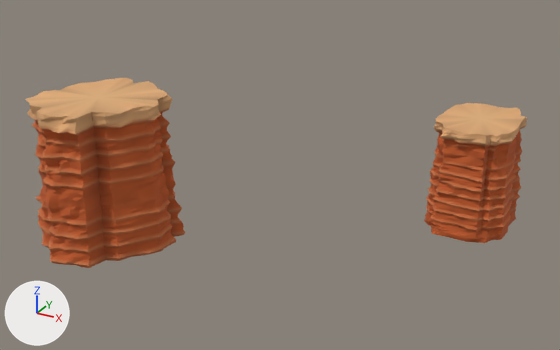
An edit to the glTF model public/desert-canyon/vista/terrain-085.glb, drawn before and after from the same camera.
The view is the same before and after, from a camera (50 mm lens) standing at (115.0, -235.0, 153.0) and looking at (-11.0, -7.0, 39.0). The lights are fixed; the arrows at lower left show +X, +Y and +Z. The picture after the commit comes second. Vertices at exactly the same position are counted once.

Objects in the first picture: 'terrain-085'.
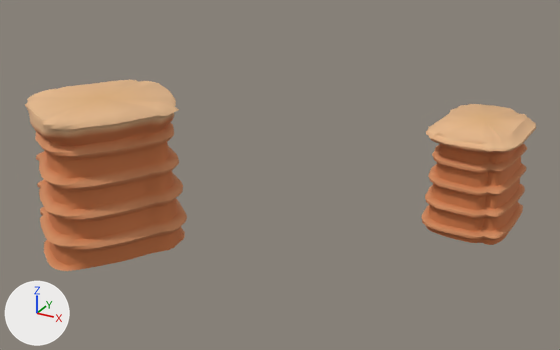
Pixel boxes (x1, y1, x2, y2) of what changed, in the pictures (560 x 350 px; the box of a moved part takes in the faces that stretch with it):
'terrain-085', reshaped, recoloured: before (25, 78, 527, 268); after (25, 79, 536, 271)
part 1 of me_mesh_0, moved or reshaped: before (25, 78, 186, 268); after (25, 79, 187, 271)
part 2 of me_mesh_0, moved or reshaped: before (424, 103, 527, 243); after (422, 104, 536, 245)
part 3 of me_mesh_0, recoloured: before (25, 78, 527, 268); after (25, 79, 536, 271)
part 4 of me_mesh_0, recoloured: before (40, 113, 522, 266); after (42, 123, 527, 262)

The change, as a diff of the scene's bpy script:
```diff
--- a/public/desert-canyon/vista/terrain-085.glb.py
+++ b/public/desert-canyon/vista/terrain-085.glb.py
@@ me_mesh_0 @@
 # used by ob_terrain_085; location = (0.0, 0.0, 0.0)
-me_mesh_0.from_pydata(...)  # 3602 vertices, 7120 faces; spans x -60.0..60.0, y -90.0..90.0, z 0.0..81.0
+me_mesh_0.from_pydata(...)  # 3602 vertices, 7120 faces; spans x -62.0..62.0, y -91.0..91.0, z 0.0..81.0
+# me_mesh_0 part 1: 1801 of 3602 vertices moved; they spanned x -60.0..-19.0, y -90.0..-44.0, z 34.0..81.0 and now span x -62.0..-15.0, y -91.0..-43.0, z 34.0..81.0; mean shift (1.0, 0.0, 0.0); largest move (-48.0, -53.0, 79.0) -> (-59.0, -64.0, 79.0)
+# me_mesh_0 part 2: 1801 of 3602 vertices moved; they spanned x 25.0..60.0, y 47.0..90.0, z 0.0..47.0 and now span x 24.0..62.0, y 44.0..91.0, z 0.0..47.0; mean shift (1.0, 0.0, 0.0); largest move (26.0, 75.0, 4.0) -> (24.0, 60.0, 4.0)
+# me_mesh_0 part 3: 6197 faces centred in x -60.0..59.0, y -89.0..89.0, z 0.0..81.0 are repainted in the vertex colours; the middle colour goes from orange #c15b29 to orange #cb7848
+# me_mesh_0 part 4: 923 faces centred in x -58.0..59.0, y -87.0..88.0, z 0.0..76.0 are repainted in the vertex colours; the middle colour goes from brown #b25426 to orange #cb7848
 me_mesh_0.materials.append(mat_material_0)
```
